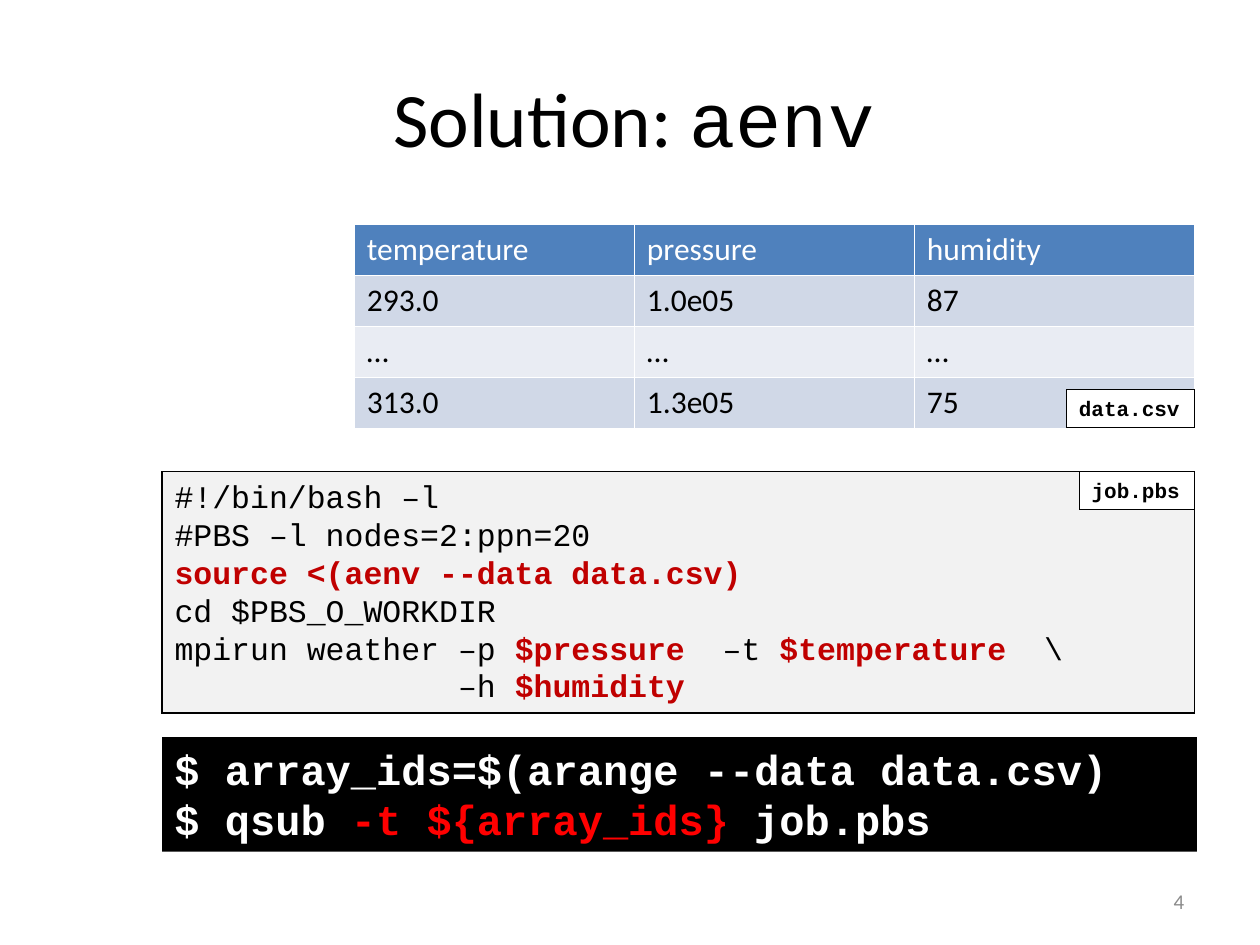
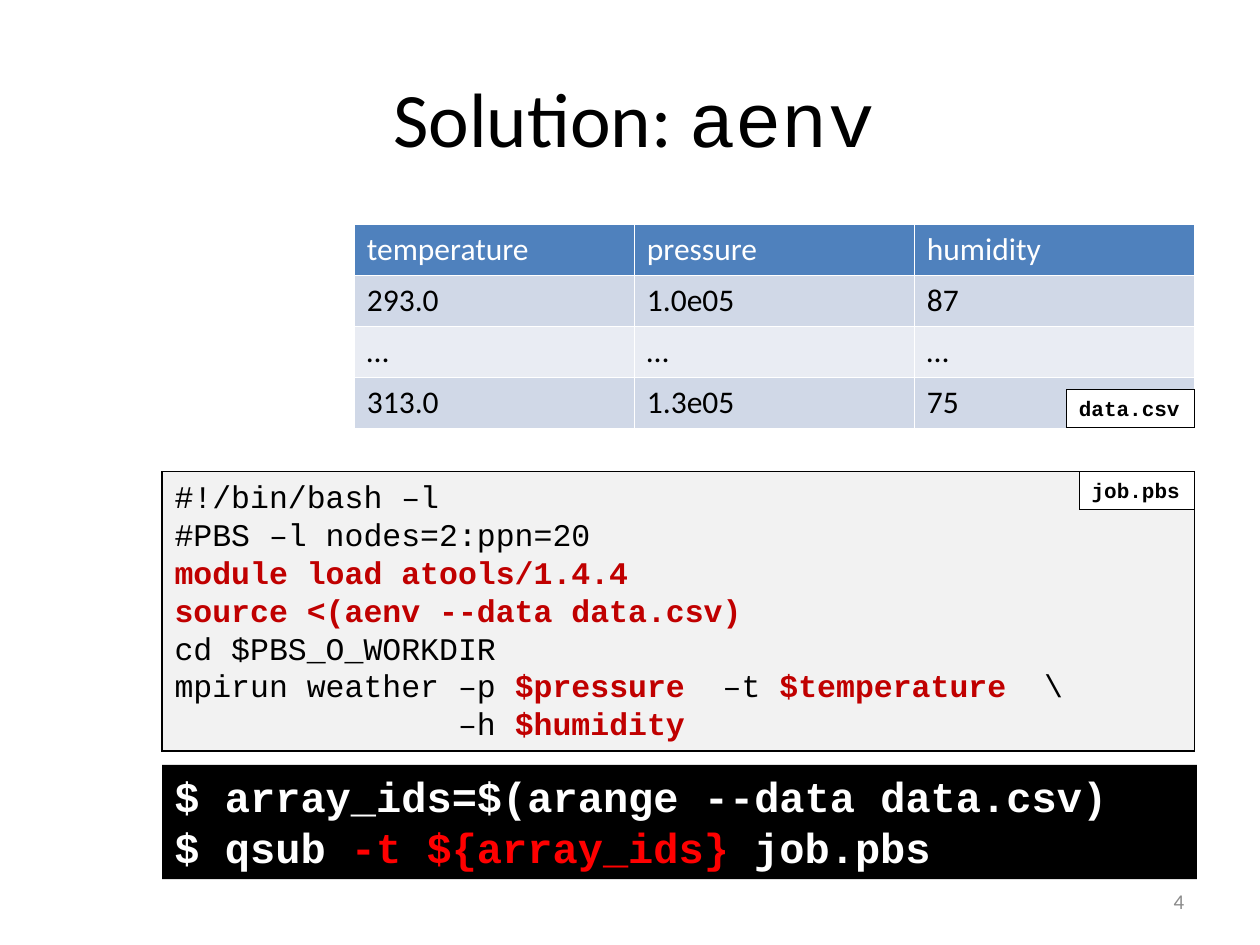
Before and after one commit to gjbex/atools, a slide deck: slide 4 of atools.pptx. Drawn at 1260x945 pixels with LibreOffice and Linux fonts; fonts in the diff are those of the drawing. Boxes give left, top, right and bottom in pixels: in the first picture for what was removed or moved away, otherwise in the second. Text is boxed around its words. In the diff, an @@ line names an element or a change of style, - is before the commit and + after.

```diff
--- a/atools.pptx
+++ b/atools.pptx
@@ rectangle "#!/bin/bash –l" resized from (x1=163, y1=471, x2=1194, y2=713) to (x1=163, y1=471, x2=1194, y2=751) @@
@@ text in rectangle at (x1=175, y1=561, x2=628, y2=585): paragraph added @@
+module load atools/1.4.4
@@ rectangle "$ array_ids=$(arange --data data.csv)" moved from (x1=163, y1=737, x2=1197, y2=852) to (x1=163, y1=765, x2=1197, y2=879) @@
```
Also in this commit, not shown: 5 other slides changed, 3 slides added, 2 slides removed.
